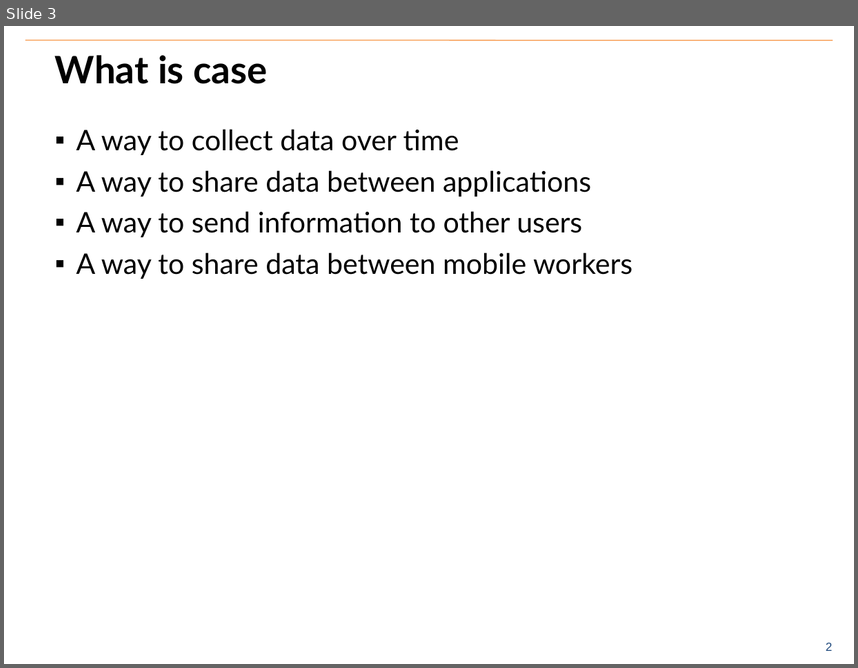
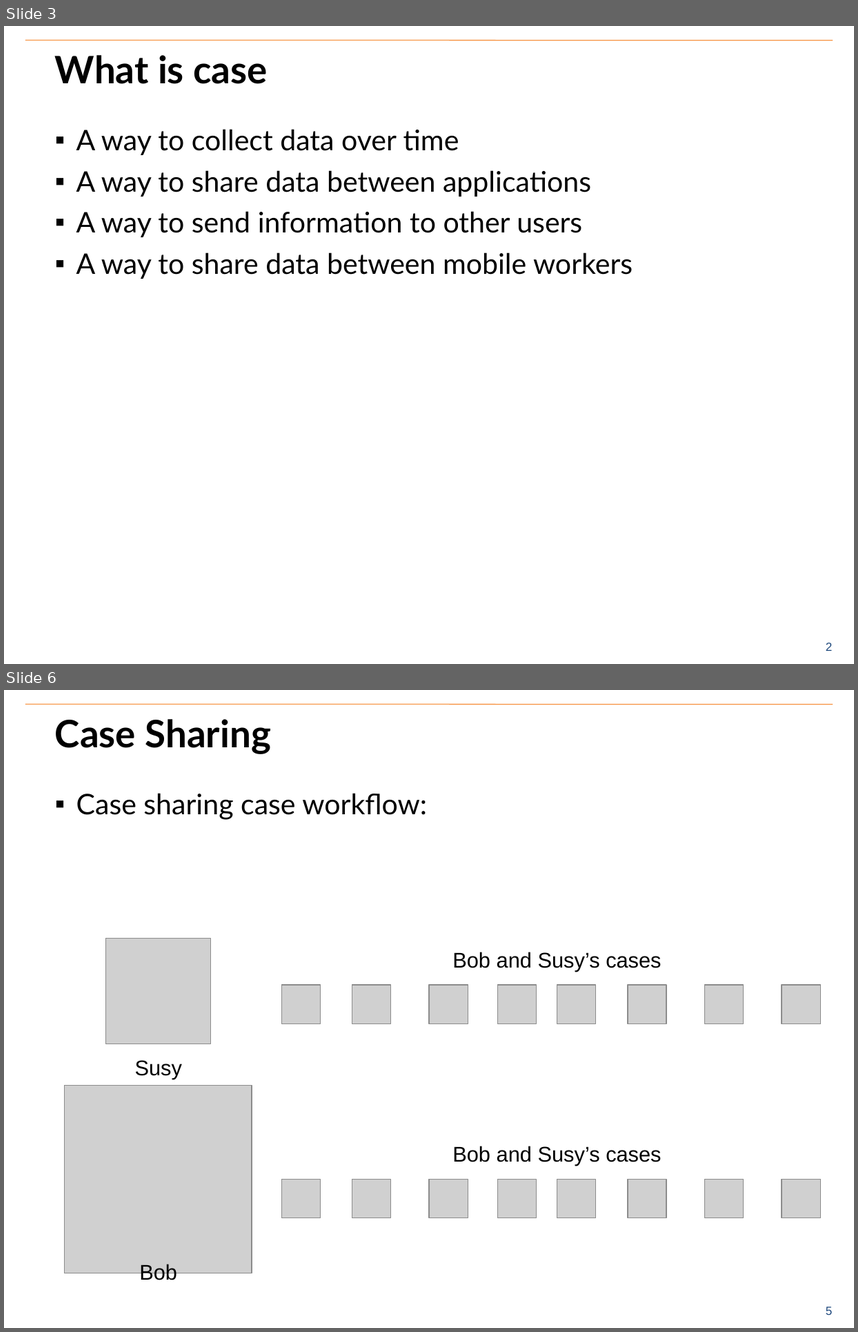
Before and after one commit to benrudolph/exi-training, a slide deck: CaseManagement/case_mgmt.pptx. Shown one above the other, each under a label of ours: slide 3 before the commit, slides 3 and 6 after it; the slides between them are not shown. The pictures are 858x668 and 858x1332 pixels, drawn with LibreOffice and Linux fonts; fonts in the diff are those of the drawing; grey boxes stand for pictures; background and template pictures are left out. Boxes give left, top, right and bottom in pixels: in the first picture for what was removed or moved away, otherwise in the second. Text is boxed around its words. In the diff, an @@ line names an element or a change of style, - is before the commit and + after.

```diff
--- a/CaseManagement/case_mgmt.pptx
+++ b/CaseManagement/case_mgmt.pptx
@@ slide 6 added at [4,690,854,1328], background #FFFFFF; not listed: 2 template elements that a slide beside it also shows @@
@@ title added at [55,719,270,754], 32 pt, text #000000, bold @@
+Case Sharing
@@ text added at [76,793,427,820], 24 pt, text #000000 @@
+▪ Case sharing case workflow:
@@ picture added at [106,938,212,1044] @@
@@ text added at [452,952,661,971], 18 pt, text #000000 @@
+Bob and Susy’s cases
@@ picture added at [281,985,320,1024] @@
@@ picture added at [352,985,391,1024] @@
@@ picture added at [429,985,468,1024] @@
@@ picture added at [497,985,536,1024] @@
@@ picture added at [557,985,597,1024] @@
@@ picture added at [628,985,667,1024] @@
@@ picture added at [704,985,744,1024] @@
@@ picture added at [782,985,821,1024] @@
@@ text added at [135,1060,182,1079], 18 pt, text #000000 @@
+Susy
@@ picture added at [64,1085,252,1272] @@
@@ text added at [452,1145,661,1165], 18 pt, text #000000 @@
+Bob and Susy’s cases
@@ picture added at [281,1179,320,1218] @@
@@ picture added at [352,1179,391,1218] @@
@@ picture added at [429,1179,468,1218] @@
@@ picture added at [497,1179,536,1218] @@
@@ picture added at [557,1179,597,1218] @@
@@ picture added at [628,1179,667,1218] @@
@@ picture added at [704,1179,744,1218] @@
@@ picture added at [782,1179,821,1218] @@
@@ text added at [139,1263,177,1283], 18 pt, text #000000 @@
+Bob
```
Also in this commit, not shown: 2 slides changed, 5 other slides added, 2 other files.
